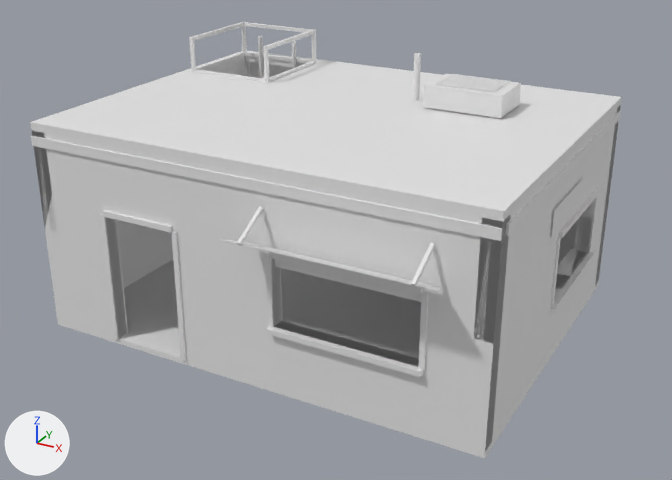
A saved change to the OBJ model assets/tts/faultline-first-ruin-r1/assay-lab-roof.obj.
Before and after are seen from a 50 mm camera at (5.83, -10.69, 6.37) aimed at (0.22, -0.49, 1.27). The lights are fixed; the arrows at lower left show +X, +Y and +Z. The first picture is the older version. Where no turn or scale is listed for an object, it has been applied to the vertices.

Objects in the first picture: 'assay-lab-roof'.
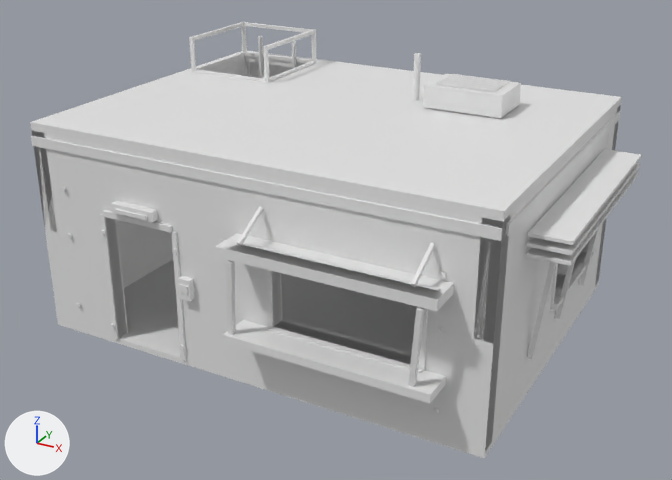
Boxes [x1, y1, x2, y2] around the edits, measured in the pictures (672 x 480 px):
'assay-lab-roof', reshaped: before [30, 22, 622, 458]; after [30, 22, 642, 458]
part 1 of me_assay_lab_roof, added: after [111, 201, 158, 222]
part 2 of me_assay_lab_roof, added: after [115, 209, 147, 220]
part 3 of me_assay_lab_roof, added: after [178, 276, 195, 301]
part 4 of me_assay_lab_roof, added: after [179, 284, 188, 294]
part 5 of me_assay_lab_roof, added: after [215, 233, 454, 311]
part 6 of me_assay_lab_roof, added: after [223, 320, 446, 403]
part 7 of me_assay_lab_roof, added: after [226, 260, 236, 335]
part 8 of me_assay_lab_roof, added: after [408, 307, 425, 387]
part 9 of me_assay_lab_roof, added: after [526, 171, 639, 266]
part 10 of me_assay_lab_roof, added: after [527, 163, 640, 256]
part 11 of me_assay_lab_roof, added: after [528, 149, 642, 245]
part 12 of me_assay_lab_roof, added: after [527, 181, 629, 359]

Patch to the scene script:
```diff
--- a/assets/tts/faultline-first-ruin-r1/assay-lab-roof.obj.py
+++ b/assets/tts/faultline-first-ruin-r1/assay-lab-roof.obj.py
@@ me_assay_lab_roof @@
 # used by ob_assay_lab_roof; location = (0.0, 0.0, 0.0)
-me_assay_lab_roof.from_pydata(...)  # 810 vertices, 1350 faces; spans x -3.26..3.26, y -2.95..2.5, z 0.0..3.59
+me_assay_lab_roof.from_pydata(...)  # 1066 vertices, 1754 faces; spans x -3.26..3.69, y -2.95..2.5, z 0.0..3.59
+# me_assay_lab_roof part 1: a new loose piece, a box spanning x -1.84..-1.2, y -2.56..-2.45, z 1.99..2.12
+# me_assay_lab_roof part 2: a new loose piece, a box spanning x -1.769..-1.279, y -2.583..-2.551, z 2.015..2.067
+# me_assay_lab_roof part 3: a new loose piece, a box spanning x -0.889..-0.719, y -2.54..-2.45, z 1.02..1.3
+# me_assay_lab_roof part 4: a new loose piece, a box spanning x -0.864..-0.744, y -2.556..-2.534, z 1.12..1.23
+# me_assay_lab_roof part 5: a new loose piece, a box spanning x -0.03..2.7, y -2.88..-2.39, z 1.92..2.05
+# me_assay_lab_roof part 6: a new loose piece, a box spanning x 0.0..2.67, y -2.87..-2.41, z 0.8..0.91
+# me_assay_lab_roof part 7: the loose piece of 8 vertices spanning x 0.32..0.36, y -2.95..-2.46, z 2.16..2.47 is copied, and the copy is multiplied about its middle by the matrix ((0.0, -1.092, 1.53), (-1.873, 0.136, 0.097), (-0.167, -1.524, -1.088)), then moved by (-0.23, -0.12, -0.92); it spans x 0.03..0.2, y -2.9..-2.75, z 0.88..1.91
+# me_assay_lab_roof part 8: the loose piece of 8 vertices spanning x 2.43..2.47, y -2.95..-2.46, z 2.16..2.47 is copied, and the copy is multiplied about its middle by the matrix ((0.0, -1.092, 1.53), (-1.873, 0.136, 0.097), (-0.167, -1.524, -1.088)), then moved by (0.01, -0.12, -0.92); it spans x 2.38..2.55, y -2.9..-2.75, z 0.88..1.91
+# me_assay_lab_roof part 9: a new loose piece, a box spanning x 3.2..3.69, y -1.641..1.642, z 2.14..2.18
+# me_assay_lab_roof part 10: a new loose piece, a box spanning x 3.2..3.69, y -1.641..1.642, z 2.26..2.3
+# me_assay_lab_roof part 11: a new loose piece, a box spanning x 3.2..3.69, y -1.641..1.642, z 2.38..2.42
+# me_assay_lab_roof part 12: 48 vertices added at x 3.19..3.67, y -1.16..1.16, z 0.61..2.22
+# other edits to the shape of me_assay_lab_roof do not show in these pictures
```
